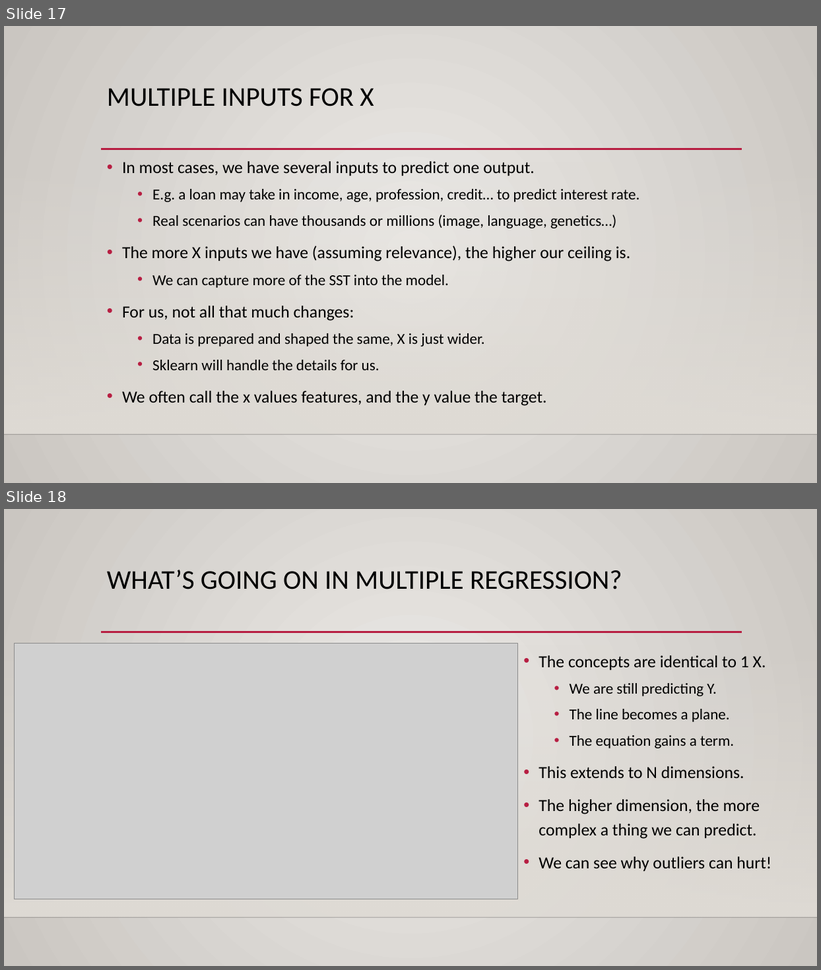
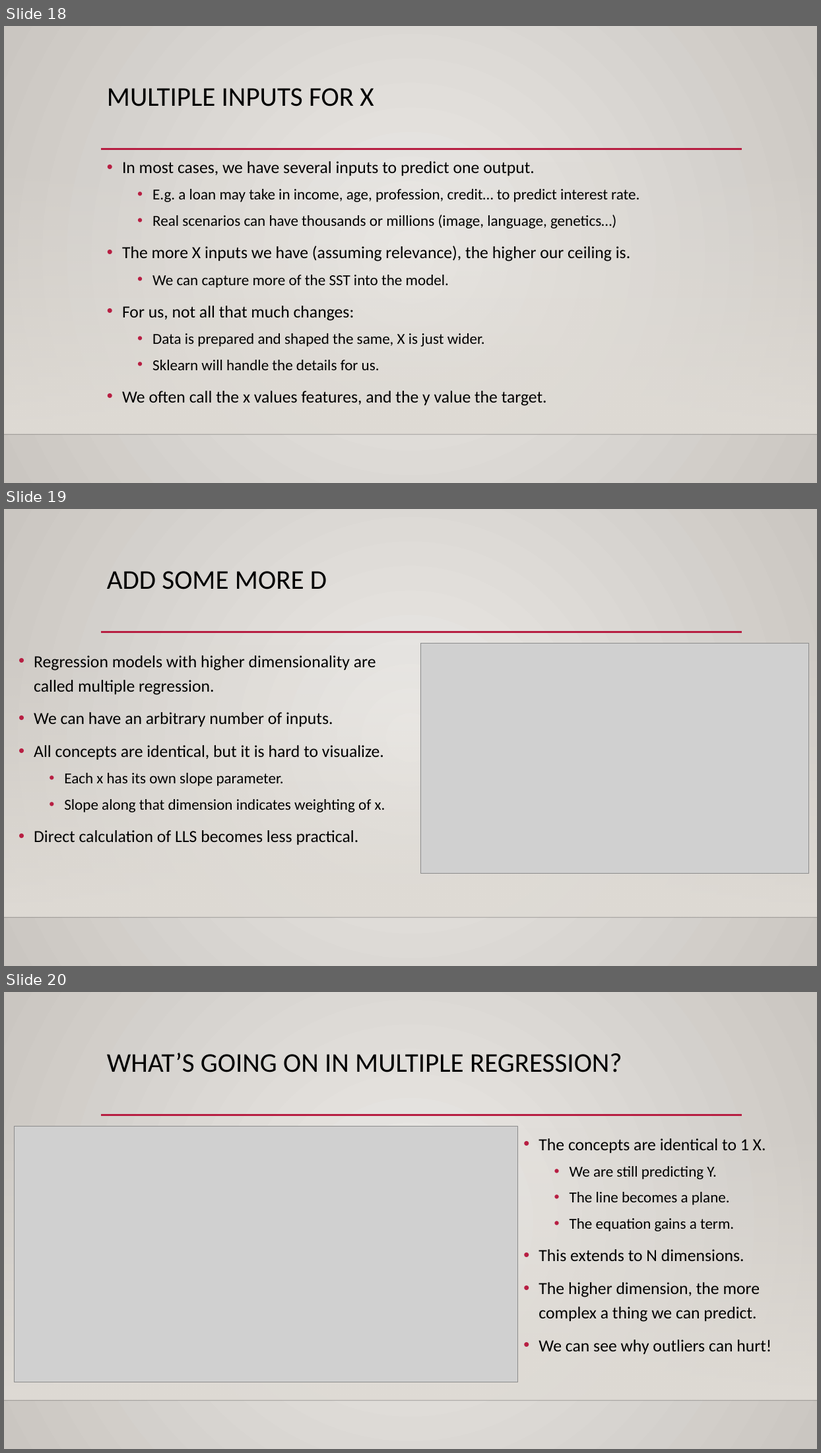
Before and after one commit to AkeemSemperDataScience/Basic_Stats_in_Python_Student_Repository, a slide deck: reference_material/slides/021_r_squared.pptx. Shown one above the other, each under a label of ours: slides 17 and 18 before the commit, slides 18, 19 and 20 after it. The pictures are 821x970 and 821x1453 pixels, drawn with LibreOffice and Linux fonts; fonts in the diff are those of the drawing; grey boxes stand for pictures; background and template pictures are left out. Boxes give left, top, right and bottom in pixels: in the first picture for what was removed or moved away, otherwise in the second. Text is boxed around its words. In the diff, an @@ line names an element or a change of style, - is before the commit and + after.

```diff
--- a/reference_material/slides/021_r_squared.pptx
+++ b/reference_material/slides/021_r_squared.pptx
@@ slide 19 added at box(4, 509, 817, 966), background gradient #ECEAE7 to #CAC7C1; not listed: 3 template elements that a slide beside it also shows @@
@@ title added at box(107, 571, 327, 590), 32 pt, text #000000 @@
+ADD SOME MORE D
@@ picture added at box(421, 643, 809, 873) @@
@@ text added at box(34, 656, 385, 845), 20 pt, text #000000 @@
+• Regression models with higher dimensionality are called multiple regression.
+• We can have an arbitrary number of inputs.
+• All concepts are identical, but it is hard to visualize.
+  • Each x has its own slope parameter.
+  • Slope along that dimension indicates weighting of x.
+• Direct calculation of LLS becomes less practical.
@@ what was slide 17 is now slide 18 @@
@@ what was slide 18 is now slide 20 @@
```
Also in this commit, not shown: 1 slide changed, 1 other slide added, 2 other files.
